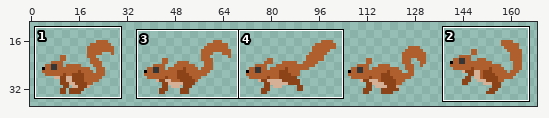
Two versions of one sprite sheet, android/assets/img/squirrel.png. Above: a wide view before the commit, with the close-up outlined.
Close-up. Earlier state:
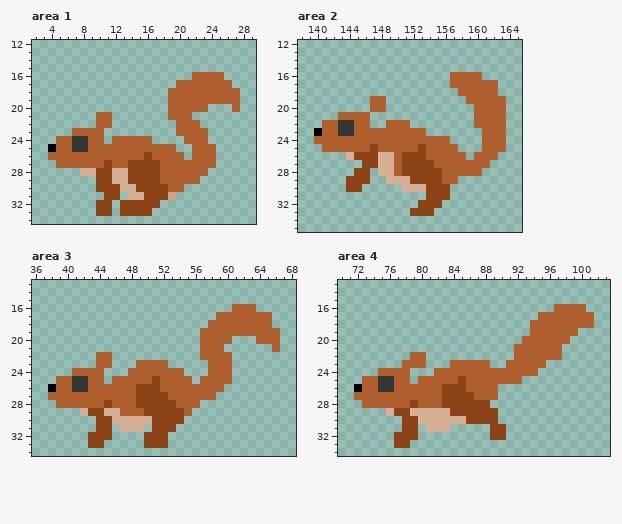
The file is 256x64 pixels. Pixels under 10% opacity are left out. Shown: area 1: x 2..29, y 12..34; area 2: x 138..165, y 12..35; area 3: x 36..68, y 13..34; area 4: x 70..103, y 13..34. The wide view leaves out empty margins. The commit also changed other parts of the picture, which this record leaves out.
After:
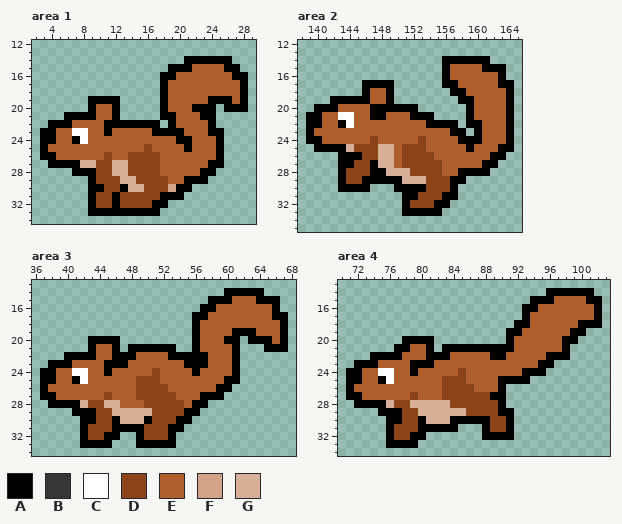
Palette (. is transparent): A #000000  B #363636  C #ffffff  D #8c4317  E #af5e2d  F #d1a488  G #d6af97
What changed:
Changed rows in their new state; - is an unchanged pixel.
Area 1:
first column x 3:
14 ------------------AAAAAA--
15 ----------------AAAEEEEAA-
16 ---------------AAEE----EAA
17 ---------------AE-------EA
18 ---------------A---------A
19 ------AAAA-----A-----AAA-A
20 ------AEEA-----A---AAA-AAA
21 ---AAAA--A-----AA--EAA----
22 -AAAEEE-AAAAAAA-A---EA----
23 AAEECC--AEEEEEAAAA---AA---
24 AA--AC--E-----EEEAA--EA---
25 AE--EE-------D---EA---A---
26 AA------D--DD-D---E---A---
27 -AAAAGGD-GG----------AA---
28 ----AAA-------------AA----
29 ------A--D-G---D--AAA-----
30 ------AA--A-G---FAA-------
31 ------AD-ADDD--AAA--------
32 ------A--A----AA----------
33 ------AAAAAAAAA-----------
Area 2:
first column x 139:
14 -----------------AAAAAA---
15 -----------------AEEEEAAA-
16 -----------------A----EEA-
17 -------AAAA------AA-----AA
18 -------AEEA-------AA----EA
19 ---AAAAA--A--------AA----A
20 -AAAEEEEAAAAAA------A----A
21 AAEECC--AAEEEAAA----A----A
22 AA--AC--EE---EEAAAA-AA---A
23 AE--EE---------EEEAA-A---A
24 AA------D-----D---EAAA---A
25 -AAAAGDD-GG-DD-----EAE--AA
26 ----AAA--------D----E--AA-
27 ----AAD-A-------D-----AA--
28 ----AD--AA-GG------AAAA---
29 ----A--AAAAA-GG--DAA------
30 ----AAAA---AAAA---A-------
31 ------------AAD--AA-------
32 ------------AD--AA--------
33 ------------AAAAA---------
Area 3:
first column x 37:
14 -----------------------AAAAA---
15 ---------------------AAAEEEAAA-
16 --------------------AAEE---EEA-
17 -------------------AAE-------AA
18 -------------------AE--------EA
19 -------------------A----AAA---A
20 ------AAAA---------A---AA-AAA-A
21 ------AEEA-AAAAAA--A---EA---AAA
22 ---AAAA--AAAEEEEAAAAA---A------
23 -AAAEEE-AAAE----EEAAA---A------
24 AAEECC--AEE---D---EAE---A------
25 AA--AC--E---DD-----E---AA------
26 AE--EE---------D------AA-------
27 AA------D-------D---AAA--------
28 -AAAAGDDGG--E----D-AA----------
29 ----AAA-D-GGGG----AA-----------
30 -----AA--A---A---AA------------
31 -----AD--AAAAD--AA-------------
32 -----A--AA--A---A--------------
33 -----AAAA---AAAAA--------------
Area 4:
first column x 71:
14 -------------------------AAAAAA-
15 -----------------------AAAEEEEAA
16 ----------------------AAEE----EA
17 ----------------------AE-------A
18 ---------------------AA------AAA
19 --------------------AAE-----AA--
20 -------AAAA---------AE-----AA---
21 ------AAEEA-AAAAAAAAA------A----
22 ---AAAAE--AAAEEEEEAAE----AAA----
23 -AAAEEE-AAAEE-----EE----AA------
24 AAEECC--AEE---D-------AAA-------
25 AA--AC--E---DD-----AAAA---------
26 AE--EE---------D---A------------
27 AA------D-------DDAA------------
28 -AAAAGDDGGGGG-----DA------------
29 ----AAA-D----GG----AA-----------
30 -----AA--A---AAAAA-DA-----------
31 -----AD--AAAAA---A--A-----------
32 -----A--AA-------AAAA-----------
33 -----AAAA-----------------------
Boxes around the changes in both close-ups, in picture pixels (x1, y1, x2, y2):
changed: (40, 56, 248, 216)
changed: (306, 56, 514, 216)
changed: (40, 288, 288, 448)
changed: (346, 288, 602, 448)
